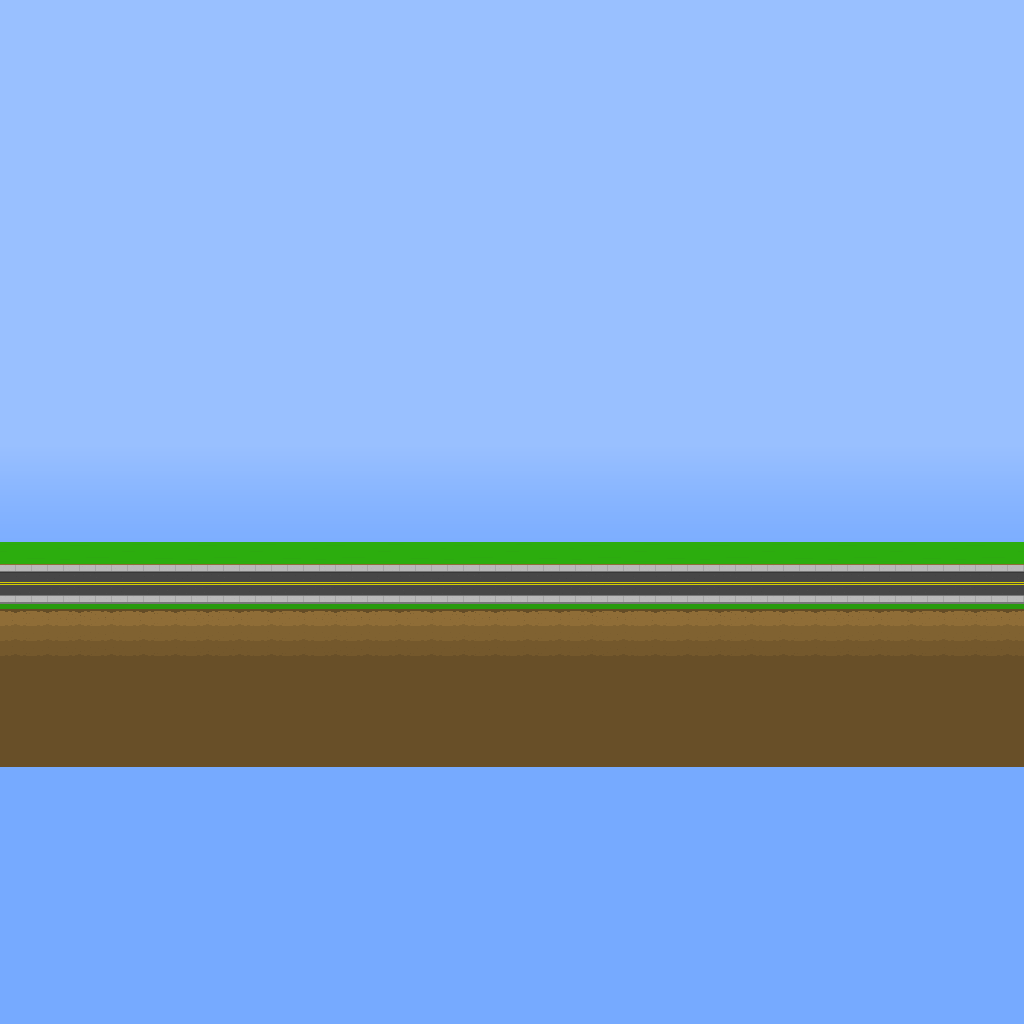
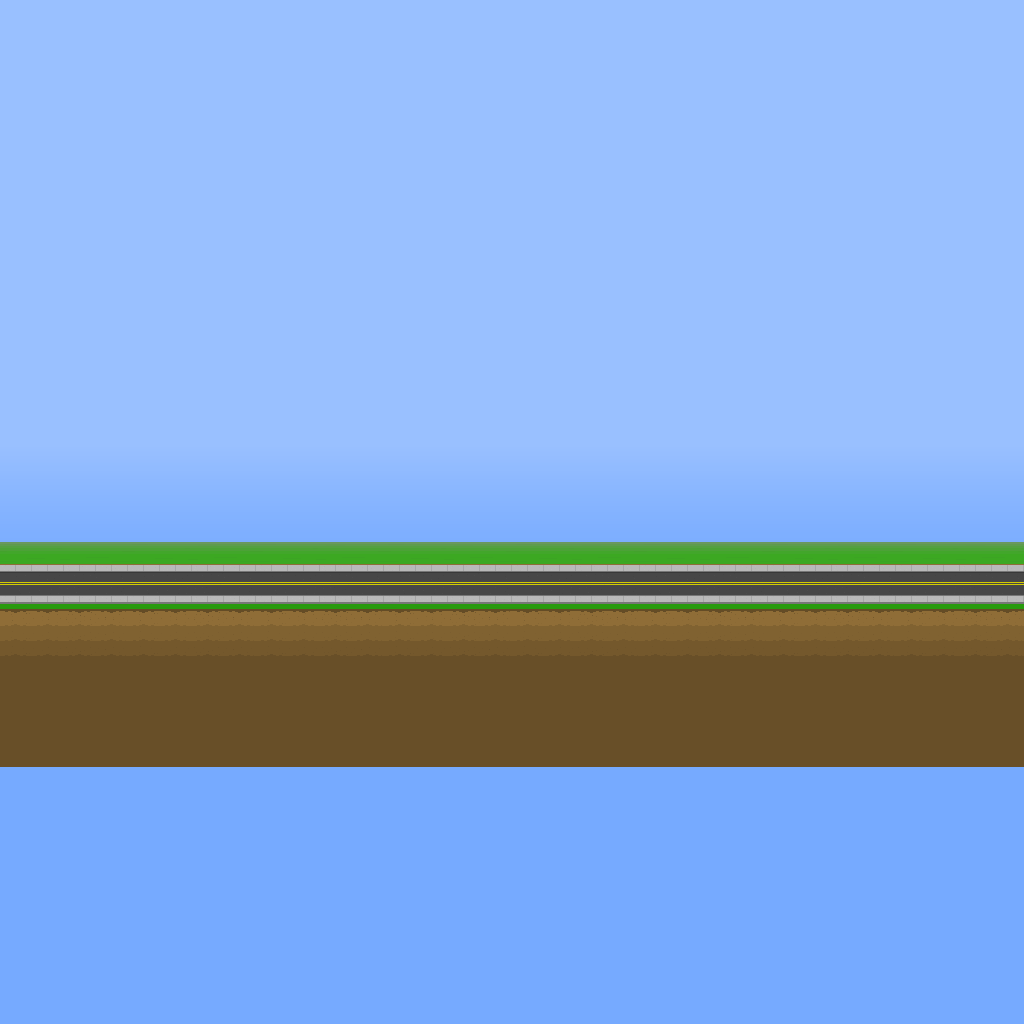
Layer changes from the first w=1024, h=1024 image to the second:
added layer "Layer 1 copy" above "Layer 1" over box(0, 542, 1024, 564)
